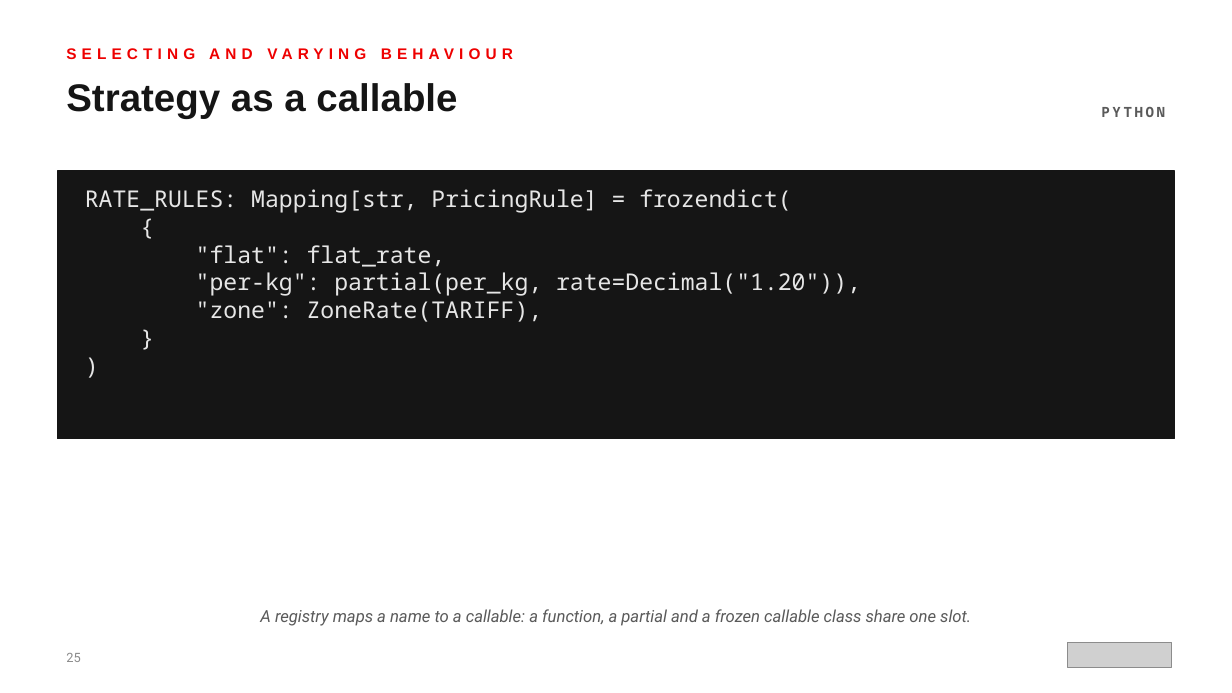
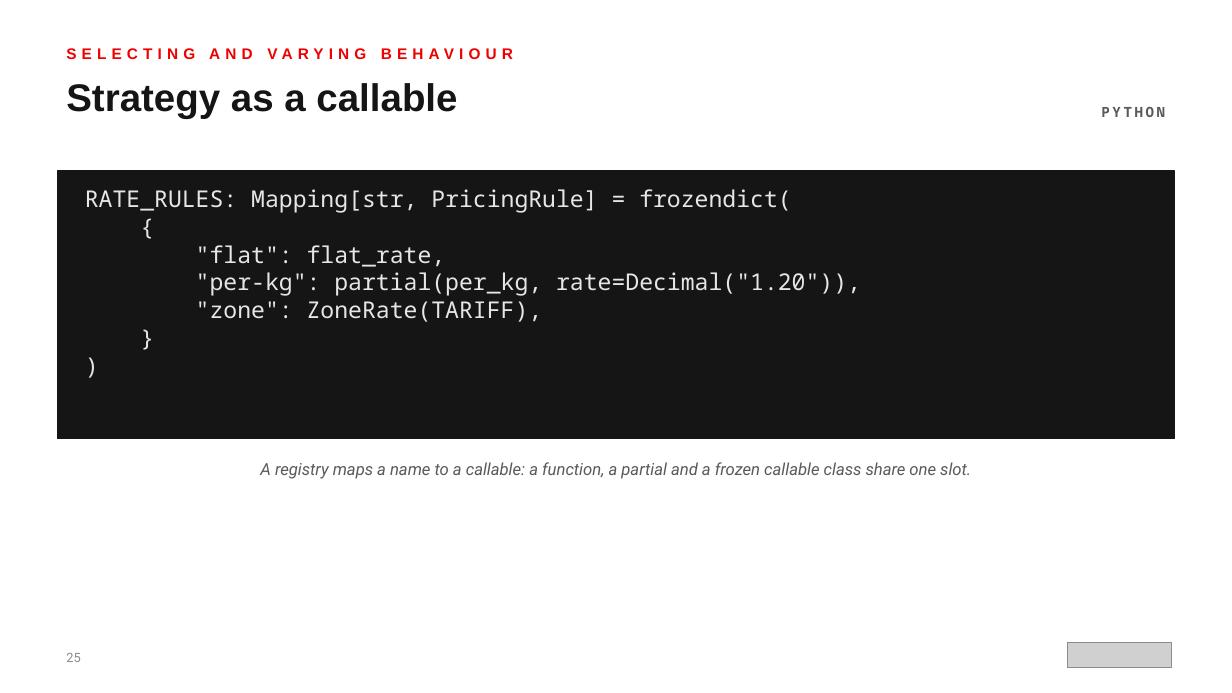
Before and after one commit to patterncatalyst/design-patterns-with-python, a slide deck: slide 25 of presentation/design-patterns-with-python-101-patterns-and-solid.pptx. Drawn at 1232x693 pixels with LibreOffice and Linux fonts; fonts in the diff are those of the drawing; grey boxes stand for pictures. Boxes give left, top, right and bottom in pixels: in the first picture for what was removed or moved away, otherwise in the second. Text is boxed around its words. In the diff, an @@ line names an element or a change of style, - is before the commit and + after.

```diff
--- a/presentation/design-patterns-with-python-101-patterns-and-solid.pptx
+++ b/presentation/design-patterns-with-python-101-patterns-and-solid.pptx
@@ text "A registry maps a name ..." moved from (x1=260, y1=609, x2=971, y2=626) to (x1=260, y1=462, x2=971, y2=479) @@
```
Also in this commit, not shown: 23 other slides changed, 5 other files.
